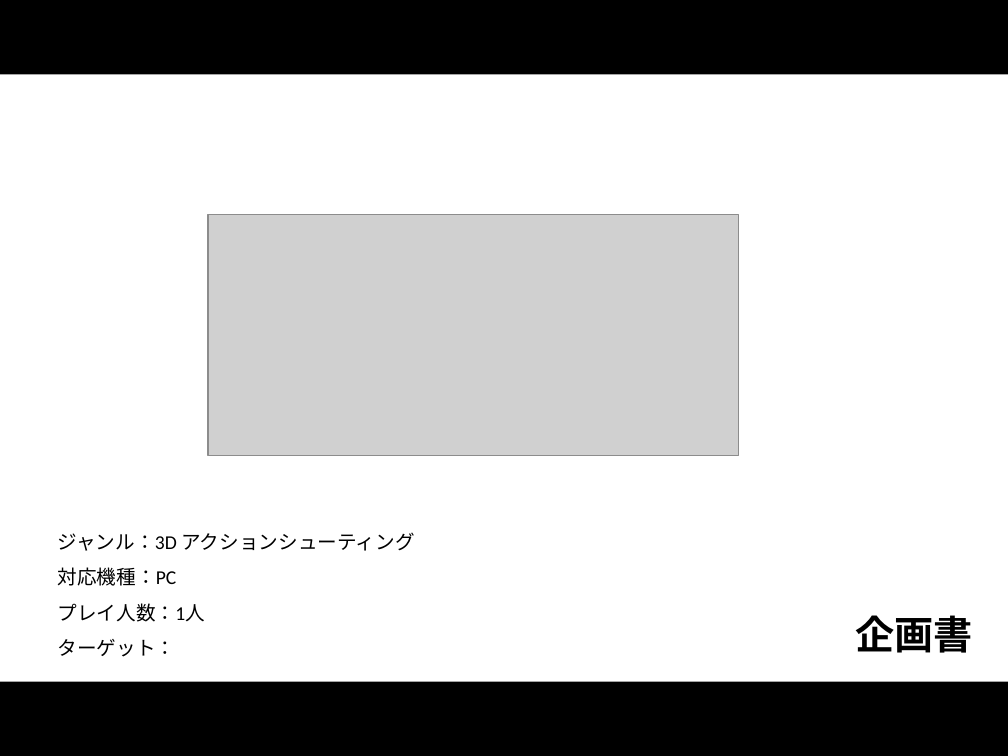
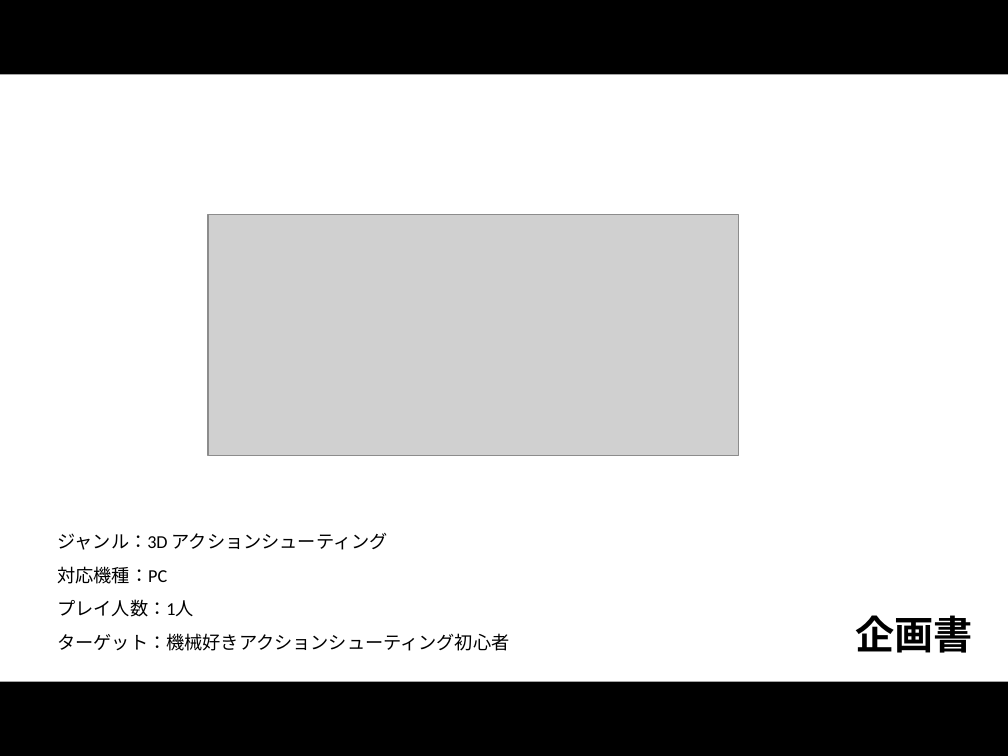
Before and after one commit to thi-bow/2017Team05, a slide deck: slide 1 of 企画/企画書/PurgeVer2.pptx. Drawn at 1008x756 pixels with LibreOffice and Linux fonts; fonts in the diff are those of the drawing; grey boxes stand for pictures. Boxes give left, top, right and bottom in pixels: in the first picture for what was removed or moved away, otherwise in the second. Text is boxed around its words. In the diff, an @@ line names an element or a change of style, - is before the commit and + after.

```diff
--- a/企画/企画書/PurgeVer2.pptx
+++ b/企画/企画書/PurgeVer2.pptx
@@ subtitle at box(58, 533, 388, 617): size 14 to 12.9 pt in "ジャンル：3D アクションシューティング", "対応機種：PC", "プレイ人数：1人" @@
@@ subtitle at box(58, 633, 510, 651): text changed; size 14 to 12.9 pt @@
-ターゲット：
+ターゲット：機械好きアクションシューティング初心者
```
Also in this commit, not shown: 3 other slides changed, 1 slide removed, 10 other files.
